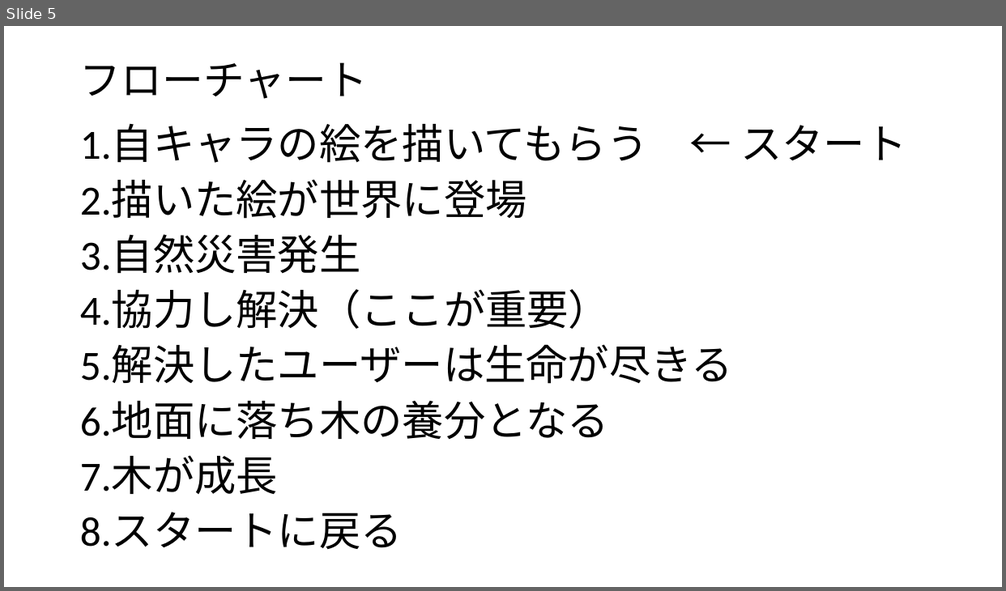
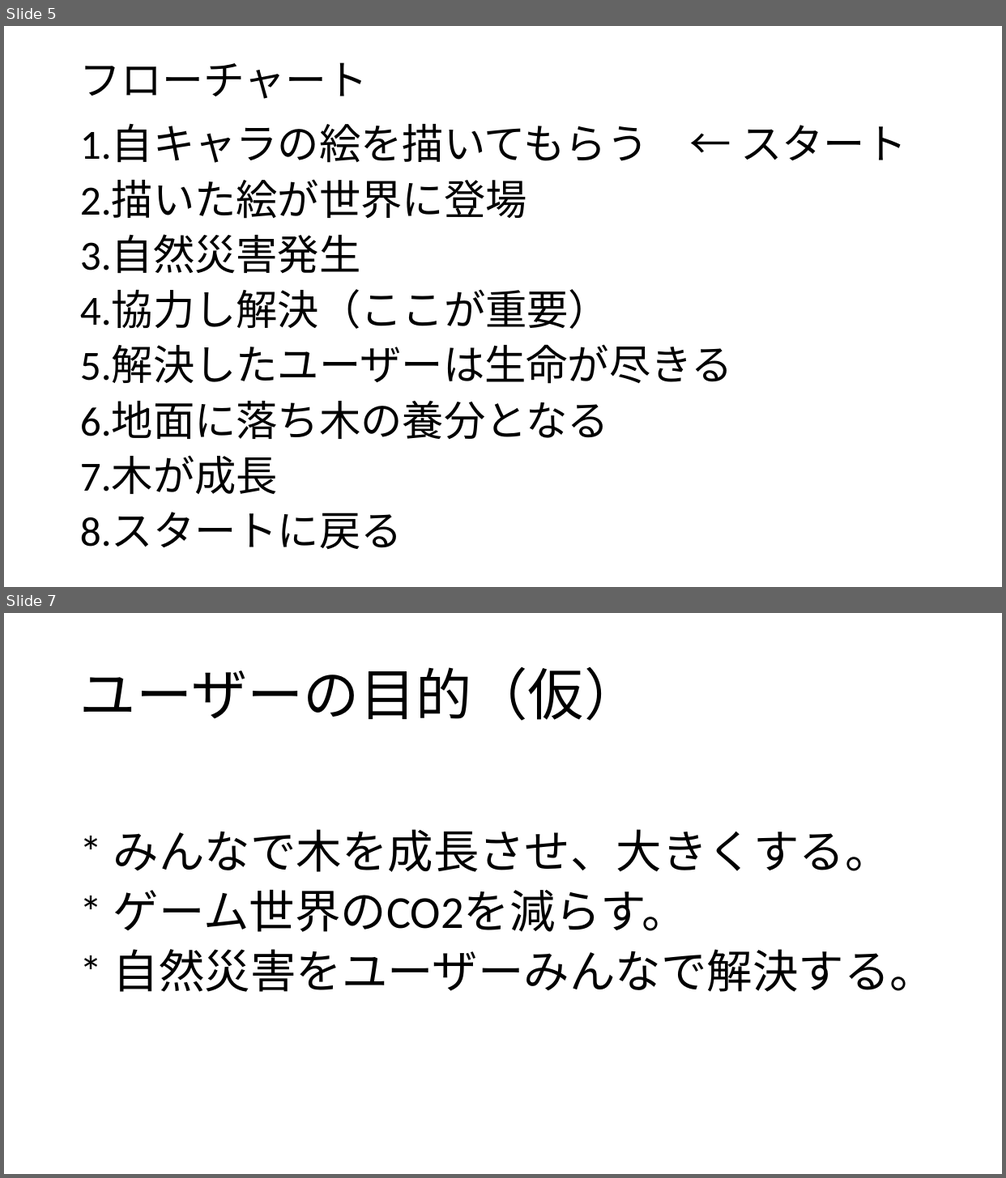
Before and after one commit to RewHiro/PicGather-Project, a slide deck: Doc/ゲーム企画書.pptx. Shown one above the other, each under a label of ours: slide 5 before the commit, slides 5 and 7 after it; the slides between them are not shown. The pictures are 1006x591 and 1006x1178 pixels, drawn with LibreOffice and Linux fonts; fonts in the diff are those of the drawing. Boxes give left, top, right and bottom in pixels: in the first picture for what was removed or moved away, otherwise in the second. Text is boxed around its words. In the diff, an @@ line names an element or a change of style, - is before the commit and + after.

Commit message:
企画内容を追加。内容 : 自然災害、CO2、雰囲気

```diff
--- a/Doc/ゲーム企画書.pptx
+++ b/Doc/ゲーム企画書.pptx
@@ slide 7 added at (4, 613, 1002, 1174), background #FFFFFF @@
@@ title added at (80, 667, 641, 721), 54 pt, text #000000 @@
+ユーザーの目的（仮）
@@ text added at (113, 829, 936, 992), 44 pt, text #000000 @@
+* みんなで木を成長させ、大きくする。
+* ゲーム世界のCO2を減らす。
+* 自然災害をユーザーみんなで解決する。
```
Also in this commit, not shown: 3 slides changed, 4 other slides added, 1 other file.
